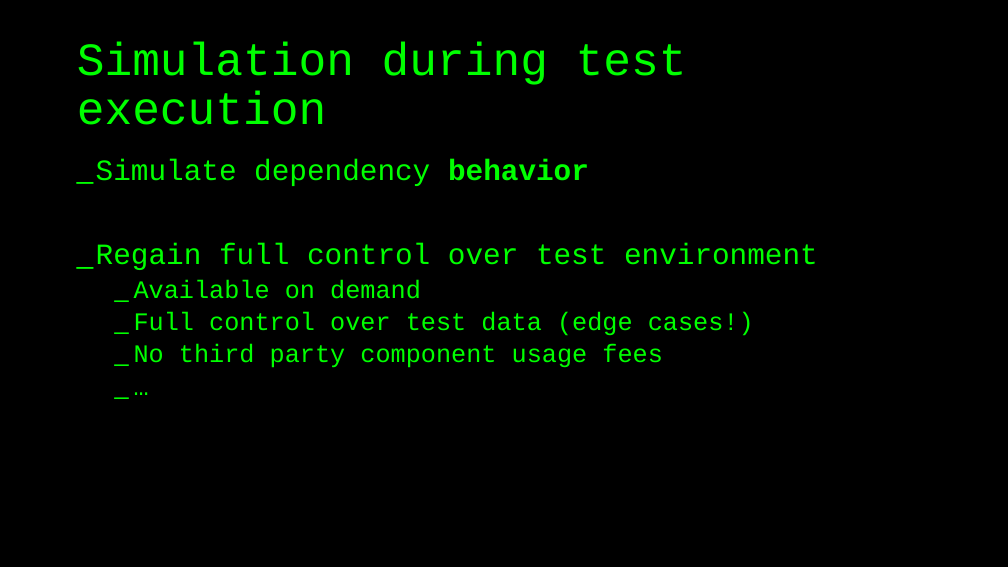
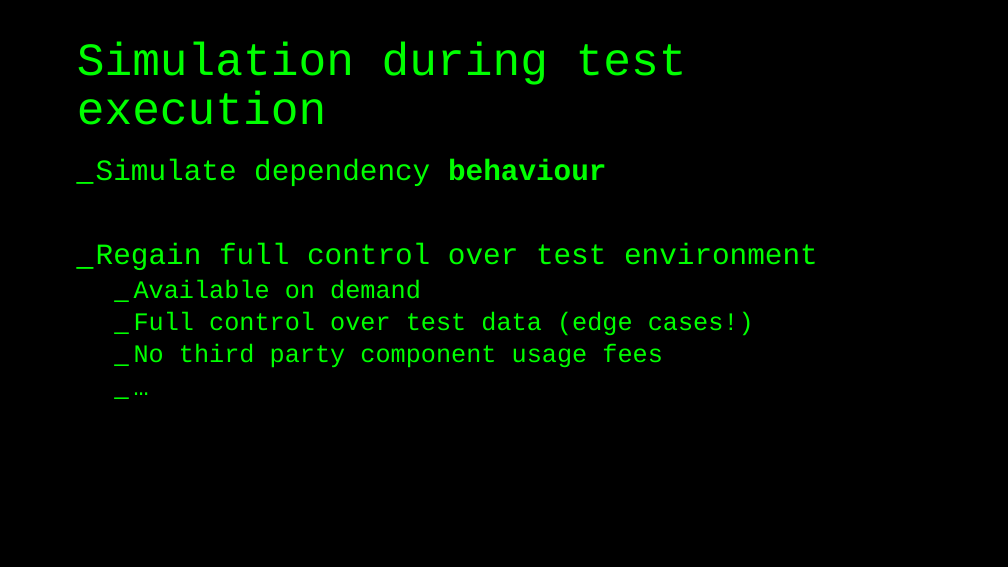
Before and after one commit to basdijkstra/wiremock-workshop, a slide deck: slide 6 of wiremock_workshop.pptx. Drawn at 1008x567 pixels with LibreOffice and Linux fonts; fonts in the diff are those of the drawing. Boxes give left, top, right and bottom in pixels: in the first picture for what was removed or moved away, otherwise in the second. Text is boxed around its words. In the diff, an @@ line names an element or a change of style, - is before the commit and + after.

```diff
--- a/wiremock_workshop.pptx
+++ b/wiremock_workshop.pptx
@@ text at (96,159,607,186): text changed @@
-_ Simulate dependency behavior
+_ Simulate dependency behaviour
```
Also in this commit, not shown: 15 other slides changed, 10 slides added, 7 slides removed, 24 other files.
